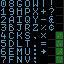
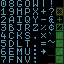
The second w=64, h=64 image is a revision of the first. Changes to its layers:
painted on "Background" over bbox(48, 8, 63, 48)
